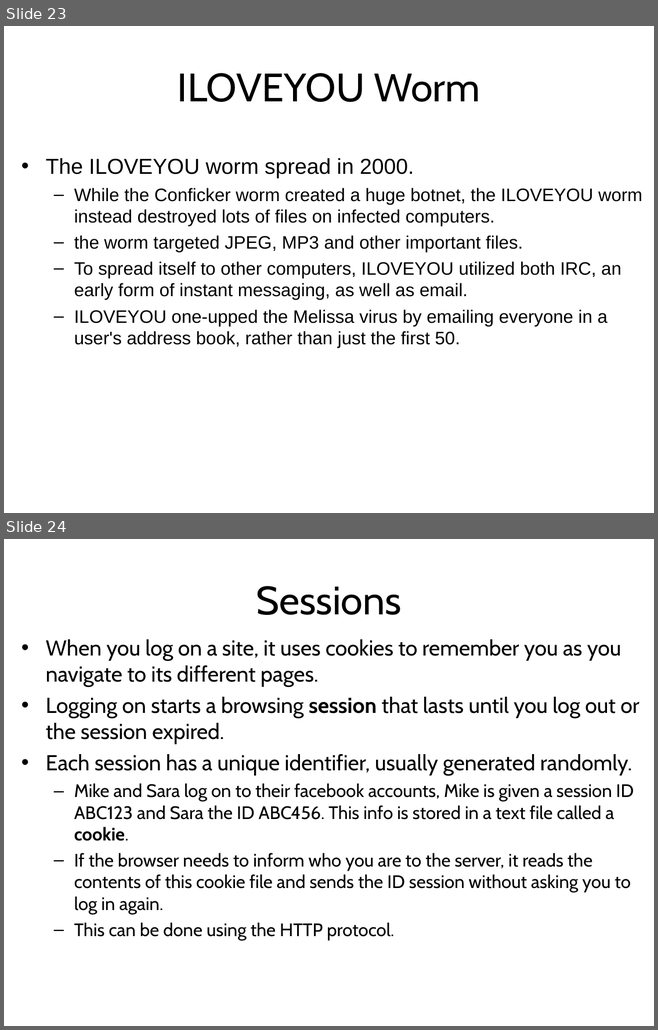
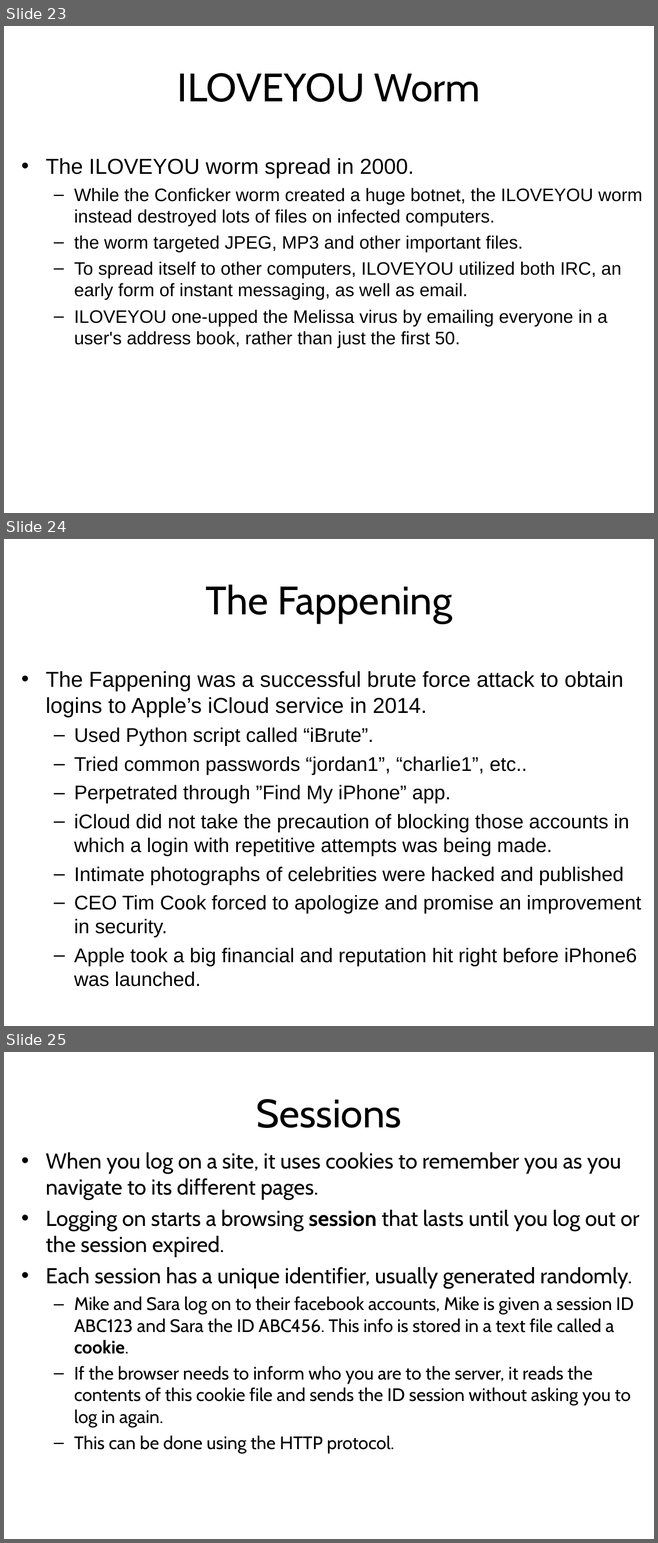
Before and after one commit to LongBaoNguyen/longbaonguyen.github.io, a slide deck: courses/apcsp/lecture19.ppt. Shown one above the other, each under a label of ours: slides 23 and 24 before the commit, slides 23, 24 and 25 after it. The pictures are 658x1030 and 658x1543 pixels, drawn with LibreOffice and Linux fonts; fonts in the diff are those of the drawing; background and template pictures are left out. Boxes give left, top, right and bottom in pixels: in the first picture for what was removed or moved away, otherwise in the second. Text is boxed around its words. In the diff, an @@ line names an element or a change of style, - is before the commit and + after.

```diff
--- a/courses/apcsp/lecture19.ppt
+++ b/courses/apcsp/lecture19.ppt
@@ slide 24 added at (4,539,654,1026), background picture (left out) @@
@@ title added at (205,584,452,624), 44 pt, text #000000 @@
+The Fappening
@@ text added at (46,671,641,987), 22 pt, text #000000 @@
+• The Fappening was a successful brute force attack to obtain logins to Apple’s iCloud service in 2014.
+  – Used Python script called “iBrute”.
+  – Tried common passwords “jordan1”, “charlie1”, etc..
+  – Perpetrated through ”Find My iPhone” app.
+  – iCloud did not take the precaution of blocking those accounts in which a login with repetitive attempts was being made.
+  – Intimate photographs of celebrities were hacked and published
+  – CEO Tim Cook forced to apologize and promise an improvement in security.
+  – Apple took a big financial and reputation hit right before iPhone6 was launched.
@@ what was slide 24 is now slide 25 @@
```
Also in this commit, not shown: 1 slide changed, 1 other file.
